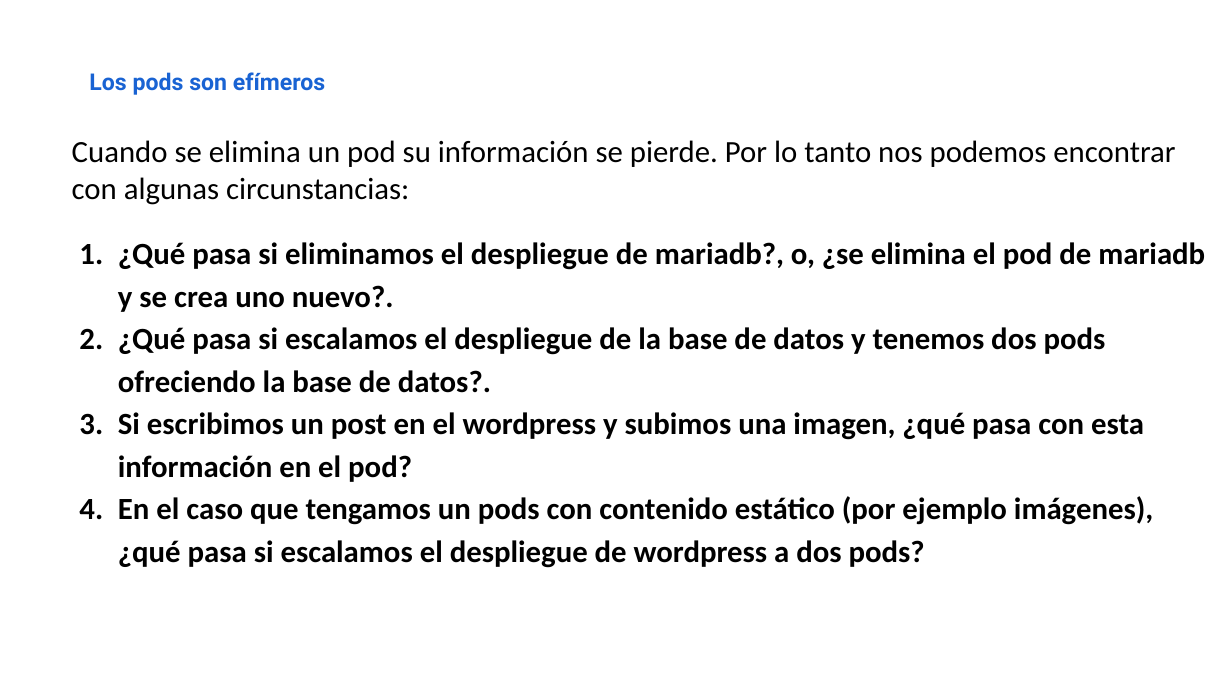
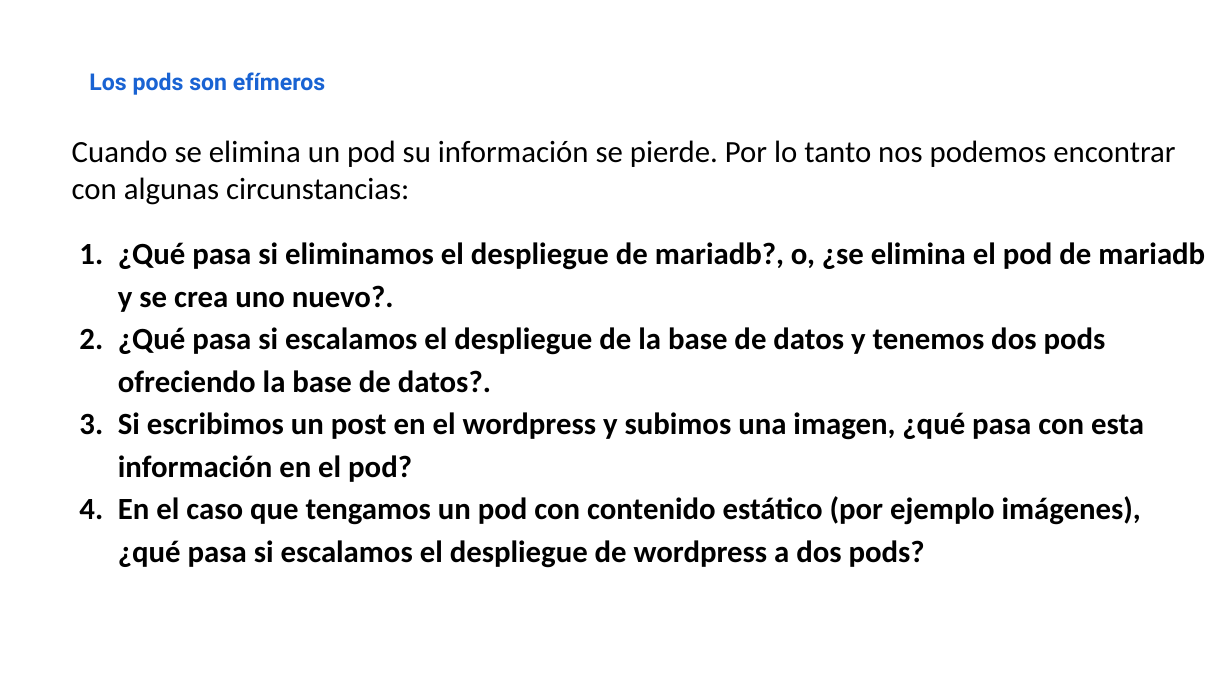
Before and after one commit to iesgn/curso_kubernetes_2020, a slide deck: slide 13 of unidad4/presentacion_unidad4.odp. Drawn at 1232x693 pixels with LibreOffice and Linux fonts; fonts in the diff are those of the drawing. Boxes give left, top, right and bottom in pixels: in the first picture for what was removed or moved away, otherwise in the second. Text is boxed around its words. In the diff, an @@ line names an element or a change of style, - is before the commit and + after.

```diff
--- a/unidad4/presentacion_unidad4.odp
+++ b/unidad4/presentacion_unidad4.odp
@@ text at <box>118,496,1141,568</box>: text changed @@
-4. En el caso que tengamos un pods con contenido estático (por ejemplo imágenes), ¿qué pasa si escalamos el despliegue de wordpress a dos pods?
+4. En el caso que tengamos un pod con contenido estático (por ejemplo imágenes), ¿qué pasa si escalamos el despliegue de wordpress a dos pods?
```
Also in this commit, not shown: 2 other slides changed, 1 other file.
